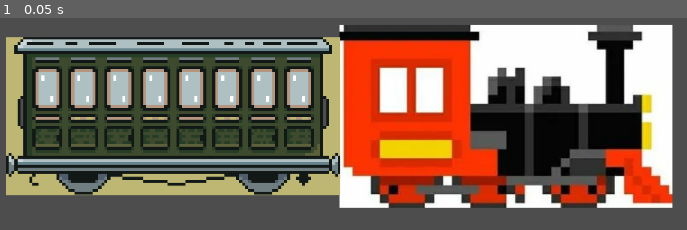
Above: before the commit, frame 1.
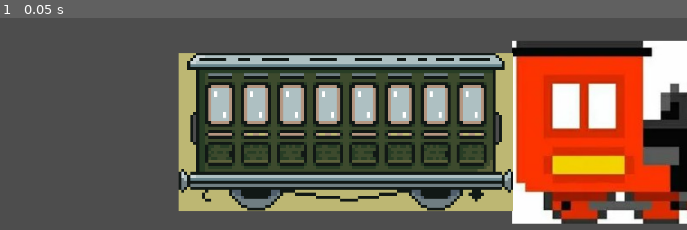
Above: after the commit, the same moment.

Repository: DikiePercy/hackathon-gamejam
Game: Godot game, scene res://scenes/main/main.tscn
Same seed, same stepped clock (60 frames per second), same inputs: the game is played once before the commit and once after it.
Inputs:
- Up to frame 1 (0.05 s): no input

The runs differ from the first frame. In frame 1, 77% of the frame differs, in the area x 0-100%, y 3-98%.

Commit message:
роророр

Diff:
--- a/project.godot
+++ b/project.godot
@@ -15,6 +15,10 @@
 config/features=PackedStringArray("4.6", "Forward Plus")
 config/icon="res://icon.svg"
 
+[autoload]
+
+GameManager="*uid://c67hmclpnx1cj"
+
 [physics]
 
 3d/physics_engine="Jolt Physics"
--- /dev/null
+++ b/scenes/GameManager/GameManager.gd
@@ -0,0 +1,4 @@
+extends Node
+
+var total_gold: int = 500  # Твои деньги, которые видны всем сценам
+var wagon_levels: Array = [1] # Список уровней твоих вагонов
--- /dev/null
+++ b/scenes/depot/depot.gd
@@ -0,0 +1,105 @@
+extends Control
+
+# Переменная, которая будет хранить ссылку на выбранный сейчас вагон
+var selected_wagon = null
+
+# Стоимость улучшения (можно менять)
+var upgrade_cost = 100
+
+@onready var info_label = $Label
+@onready var upgrade_button = $UpgradeButton
+
+# Ссылка на сцену вагона, чтобы создавать его копии
+@export var wagon_scene: PackedScene = preload("res://scenes/wagon/wagon.tscn")
+
+# Узел, куда будем складывать вагоны
+@onready var train_preview = $TrainPreview
+
+func refresh_train_preview():
+	# 1. Сначала удаляем старые вагоны (если они были), чтобы не дублировались
+	for child in train_preview.get_children():
+		child.queue_free()
+
+	# 2. Создаем вагоны на основе данных из GameManager
+	# Допустим, в GameManager.wagon_levels лежит [1, 2]
+	for i in range(GameManager.wagon_levels.size()):
+		var level = GameManager.wagon_levels[i]
+
+		# Создаем экземпляр вагона
+		var new_wagon = wagon_scene.instantiate()
+
+		# Устанавливаем ему уровень
+		new_wagon.wagon_level = level
+
+		# Расставляем их в ряд (например, с шагом 400 пикселей)
+		# Локомотив обычно в 0, вагоны идут влево (в минус)
+		new_wagon.position.x = -i * 400
+
+		# Добавляем в сцену
+		train_preview.add_child(new_wagon)
+
+		# СРАЗУ ПОДКЛЮЧАЕМ СИГНАЛ КЛИКА (о котором мы говорили раньше)
+		new_wagon.clicked.connect(_on_wagon_clicked)
+
+		# Обновляем внешний вид вагона прямо сейчас
+		new_wagon.update_wagon_stats()
+
+func _ready():
+
+	refresh_train_preview()
+	update_gold_ui()
+
+	# Скрываем кнопку улучшения, пока вагон не выбран
+	upgrade_button.disabled = true
+	update_gold_ui()
+
+	# ТУТ ВАЖНО: когда ты создаешь вагоны в депо кодом (instantiate),
+	# ты должен подключить их сигнал к функции _on_wagon_clicked.
+	# Пример:
+	# var new_wagon = wagon_scene.instantiate()
+	# new_wagon.clicked.connect(_on_wagon_clicked)
+	# add_child(new_wagon)
+
+# ЭТА ФУНКЦИЯ ЛОВИТ СИГНАЛ (тот самый self, который мы отправляли)
+func _on_wagon_clicked(wagon_instance):
+	# Запоминаем, какой вагон прислал сигнал
+	selected_wagon = wagon_instance
+
+	# Разблокируем кнопку
+	upgrade_button.disabled = false
+
+	# Обновляем текст
+	info_label.text = "Выбран вагон " + wagon_instance.name + "\nУровень: " + str(selected_wagon.wagon_level)
+
+	# Визуально выделяем вагон (например, чуть подсветим его)
+	# Сначала сбросим цвет у всех остальных (если нужно),
+	# но для начала просто выведем в консоль:
+	print("Депо получило вагон: ", selected_wagon)
+
+# ФУНКЦИЯ ДЛЯ КНОПКИ "УЛУЧШИТЬ"
+func _on_upgrade_button_pressed():
+	if selected_wagon == null:
+		return
+
+	if GameManager.total_gold >= upgrade_cost:
+		# 1. Забираем деньги
+		GameManager.total_gold -= upgrade_cost
+
+		# 2. Вызываем функцию улучшения ВНУТРИ самого вагона
+		# Мы передали через сигнал весь объект, поэтому можем командовать им прямо отсюда!
+		var success = selected_wagon.upgrade_wagon()
+
+		if success:
+			print("Вагон успешно прокачан!")
+			# Обновляем текст в меню
+			info_label.text = "Улучшено! Текущий уровень: " + str(selected_wagon.wagon_level)
+			update_gold_ui()
+		else:
+			info_label.text = "Максимальный уровень достигнут!"
+	else:
+		info_label.text = "Недостаточно золота!"
+
+func update_gold_ui():
+	# Если у тебя есть Label для золота
+	if has_node("GoldLabel"):
+		$GoldLabel.text = "Золото: " + str(GameManager.total_gold)
--- /dev/null
+++ b/scenes/depot/depot.tscn
@@ -0,0 +1,39 @@
+[gd_scene format=3 uid="uid://be00ylwiwetr2"]
+
+[ext_resource type="Script" uid="uid://du4t2o4qn7xr0" path="res://scenes/depot/depot.gd" id="1_fxm1y"]
+
+[node name="Depot" type="Control" unique_id=1590991496]
+layout_mode = 3
+anchors_preset = 0
+offset_right = 40.0
+offset_bottom = 40.0
+script = ExtResource("1_fxm1y")
+
+[node name="Label" type="Label" parent="." unique_id=1782002680]
+layout_mode = 0
+offset_left = -186.0
+offset_top = -281.0
+offset_right = -74.0
+offset_bottom = -258.0
+text = "выбор вагона"
+
+[node name="TrainPreviewContent" type="Node2D" parent="." unique_id=491198593]
+
+[node name="Camera2D" type="Camera2D" parent="." unique_id=1311003508]
+
+[node name="UpgradeButton" type="Button" parent="." unique_id=1880673813]
+layout_mode = 0
+offset_left = -512.0
+offset_top = -252.0
+offset_right = -427.0
+offset_bottom = -194.0
+text = "update"
+
+[node name="GoldLabel" type="Label" parent="." unique_id=317279582]
+layout_mode = 0
+offset_left = 418.0
+offset_top = -266.0
+offset_right = 458.0
+offset_bottom = -243.0
+
+[node name="TrainPreview" type="Node2D" parent="." unique_id=478105875]
--- a/scenes/main/main.tscn
+++ b/scenes/main/main.tscn
@@ -5,4 +5,4 @@
 [node name="Main" type="Node2D" unique_id=907356086]
 
 [node name="Train" parent="." unique_id=2065298570 instance=ExtResource("1_hyk8p")]
-position = Vector2(891, 315)
+position = Vector2(1140, 338)
--- a/scenes/train/train.gd
+++ b/scenes/train/train.gd
@@ -20,6 +20,8 @@
 	update_wagon_list()
 	add_wagon()
 
+
+
 func add_wagon():
 	# 1. Создаем экземпляр нового вагона
 	var new_wagon = wagon_scene.instantiate()
@@ -38,8 +40,6 @@
 	# Обновляем наш массив после добавления
 	update_wagon_list()
 
-	print("Вагон прицеплен! Всего вагонов: ", wagons.size())
-
 # Функция для обновления массива (пригодится для разбойников)
 func update_wagon_list():
 	wagons = wagons_container.get_children()
--- /dev/null
+++ b/scenes/wagon/wagon.gd
@@ -0,0 +1,47 @@
+extends Node2D
+
+# Текущий уровень вагона (1, 2 или 3)
+var wagon_level = 1
+
+# Настройки доходности для каждого уровня
+var money_per_level = {
+	1: 10,  # Обычные работяги
+	2: 50,  # Торговцы
+	3: 100  # Аристократы
+}
+
+# Ссылка на спрайт, чтобы менять вид вагона
+@onready var sprite = $Sprite2D
+
+func _ready():
+	update_wagon_stats()
+
+# Функция для повышения уровня вагона
+func upgrade_wagon():
+	if wagon_level < 3:
+		wagon_level += 1
+		update_wagon_stats()
+		return true # Улучшение успешно
+	return false # Максимальный уровень уже достигнут
+
+# Обновляем характеристики и внешний вид
+func update_wagon_stats():
+	var current_income = money_per_level[wagon_level]
+	print("Вагон улучшен до уровня: ", wagon_level, ". Доход: ", current_income)
+
+	if not is_inside_tree() or sprite == null:
+		return
+	# Меняем цвет или спрайт в зависимости от уровня
+	match wagon_level:
+		1:
+			sprite.modulate = Color(1, 1, 1) # Обычный (белый)
+		2:
+			sprite.modulate = Color(0.7, 0.7, 1) # Голубоватый (стальной)
+		3:
+			sprite.modulate = Color(1, 0.9, 0.4) # Золотистый (богатый)
+
+signal clicked(wagon_instance)
+
+func _on_area_2d_input_event(viewport, event, shape_idx):
+	if event is InputEventMouseButton and event.pressed and event.button_index == MOUSE_BUTTON_LEFT:
+		emit_signal("clicked", self) # Отправляем сигнал, что нажали именно на ЭТОТ вагон
--- a/scenes/wagon/wagon.tscn
+++ b/scenes/wagon/wagon.tscn
@@ -1,5 +1,6 @@
 [gd_scene format=3 uid="uid://dqrec2lefjx28"]
 
+[ext_resource type="Script" uid="uid://xbpif5acy8p" path="res://scenes/wagon/wagon.gd" id="1_6wpp6"]
 [ext_resource type="Texture2D" uid="uid://dt1ssewxx3qkv" path="res://assets/sprites/train/4db8a4fcdb51d7f95bd26baa099be99d.png" id="1_hugb8"]
 
 [sub_resource type="RectangleShape2D" id="RectangleShape2D_b8fnn"]
@@ -8,7 +9,11 @@
 [sub_resource type="RectangleShape2D" id="RectangleShape2D_mm4mv"]
 size = Vector2(480, 20)
 
+[sub_resource type="RectangleShape2D" id="RectangleShape2D_6wpp6"]
+size = Vector2(482, 227)
+
 [node name="wagon" type="Node2D" unique_id=194281729]
+script = ExtResource("1_6wpp6")
 
 [node name="StaticBody2D" type="StaticBody2D" parent="." unique_id=1309619088]
 
@@ -23,3 +28,12 @@
 [node name="CollisionShape2D2" type="CollisionShape2D" parent="StaticBody2D" unique_id=1035372555]
 position = Vector2(-3, 72)
 shape = SubResource("RectangleShape2D_mm4mv")
+
+[node name="Marker2D" type="Marker2D" parent="." unique_id=1777439383]
+position = Vector2(-200, 24)
+
+[node name="Area2D" type="Area2D" parent="." unique_id=1569752086]
+
+[node name="CollisionShape2D" type="CollisionShape2D" parent="Area2D" unique_id=1641886436]
+position = Vector2(-1, -0.5)
+shape = SubResource("RectangleShape2D_6wpp6")
Not shown, added: scenes/GameManager/GameManager.gd.uid
Not shown, added: scenes/depot/depot.gd.uid
Not shown, added: scenes/wagon/wagon.gd.uid
